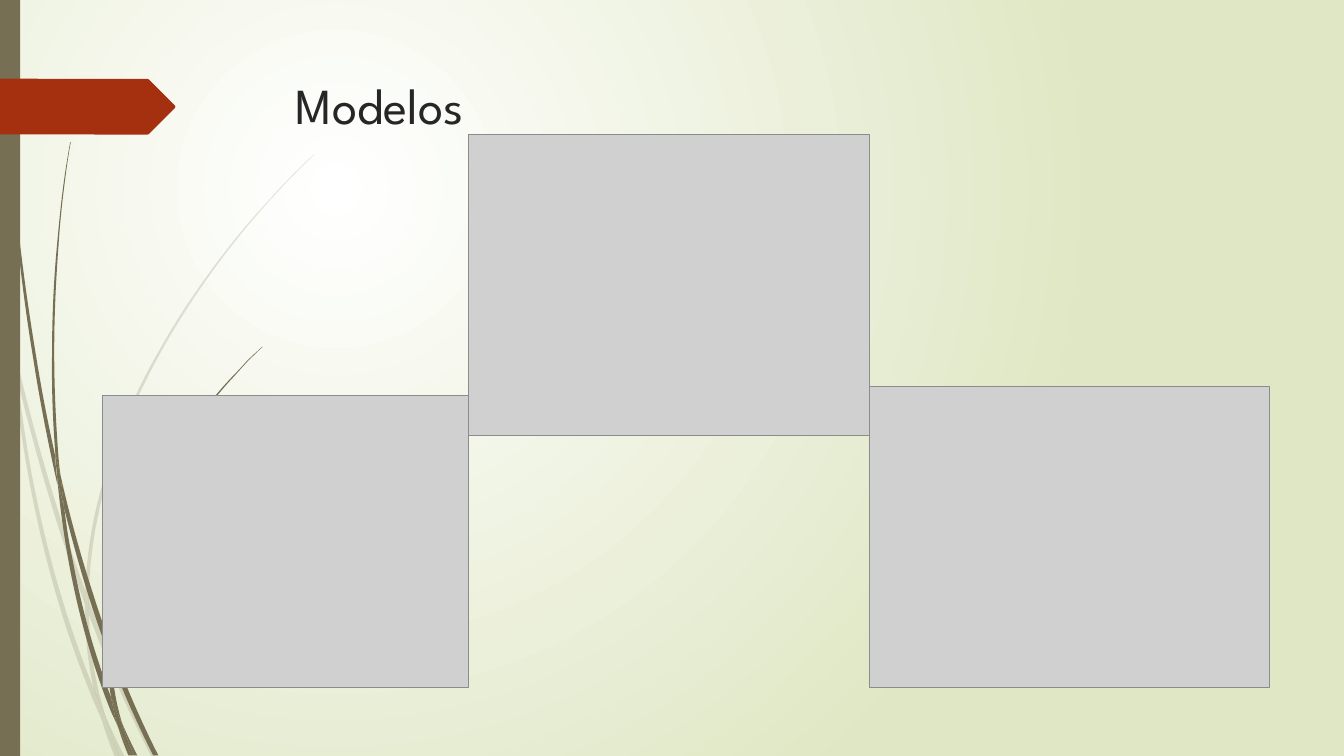
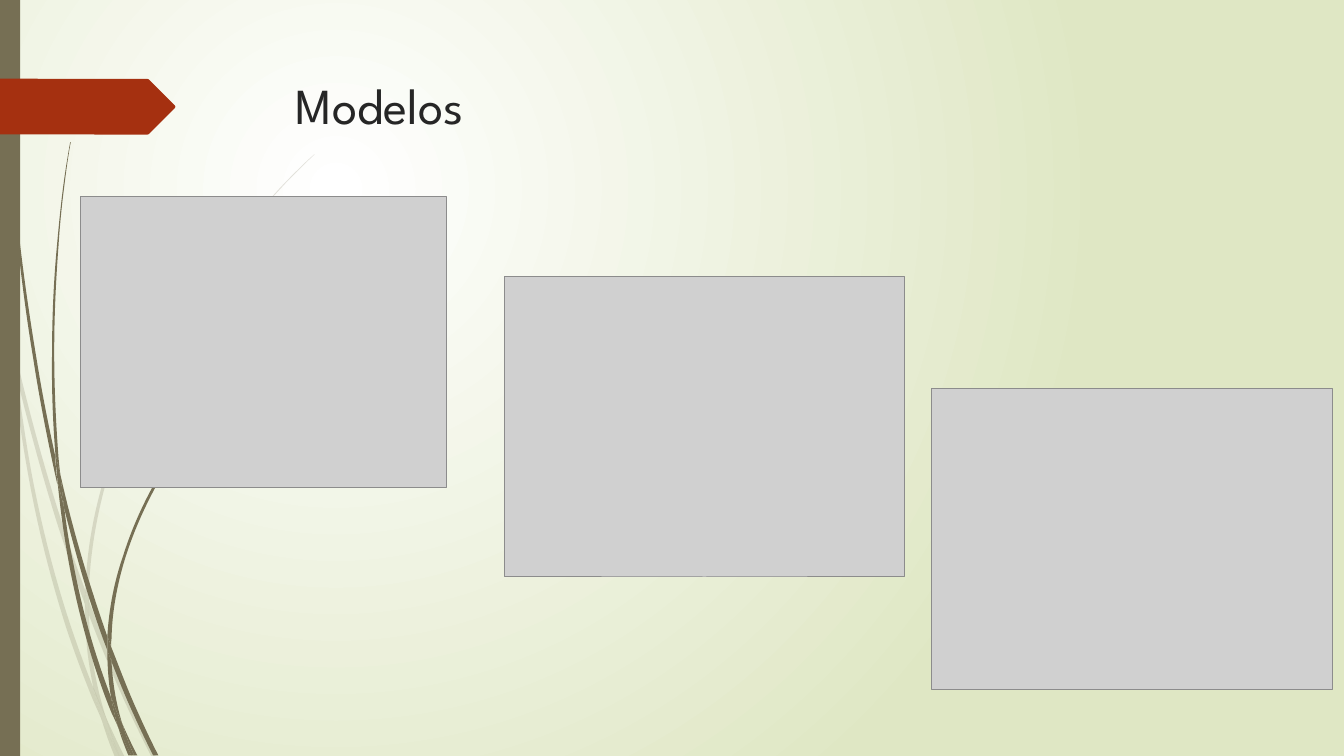
Before and after one commit to Emilio-Samuel/adivino, a slide deck: slide 6 of Proyecto Alfabeto.pptx (slide 7 before the commit). Drawn at 1344x756 pixels with LibreOffice and Linux fonts; fonts in the diff are those of the drawing; grey boxes stand for pictures. Boxes give left, top, right and bottom in pixels: in the first picture for what was removed or moved away, otherwise in the second. Text is boxed around its words. In the diff, an @@ line names an element or a change of style, - is before the commit and + after.

```diff
--- a/Proyecto Alfabeto.pptx
+++ b/Proyecto Alfabeto.pptx
@@ picture moved from (x1=103, y1=396, x2=469, y2=688) to (x1=80, y1=197, x2=446, y2=488) @@
@@ picture moved from (x1=469, y1=135, x2=869, y2=436) to (x1=504, y1=276, x2=904, y2=577) @@
@@ picture moved from (x1=869, y1=387, x2=1269, y2=688) to (x1=932, y1=389, x2=1332, y2=690) @@
@@ freeform shape added at (x1=107, y1=636, x2=111, y2=661), fill #766F54 @@
```
Also in this commit, not shown: 9 other slides changed, 1 slide added, 2 other files.
